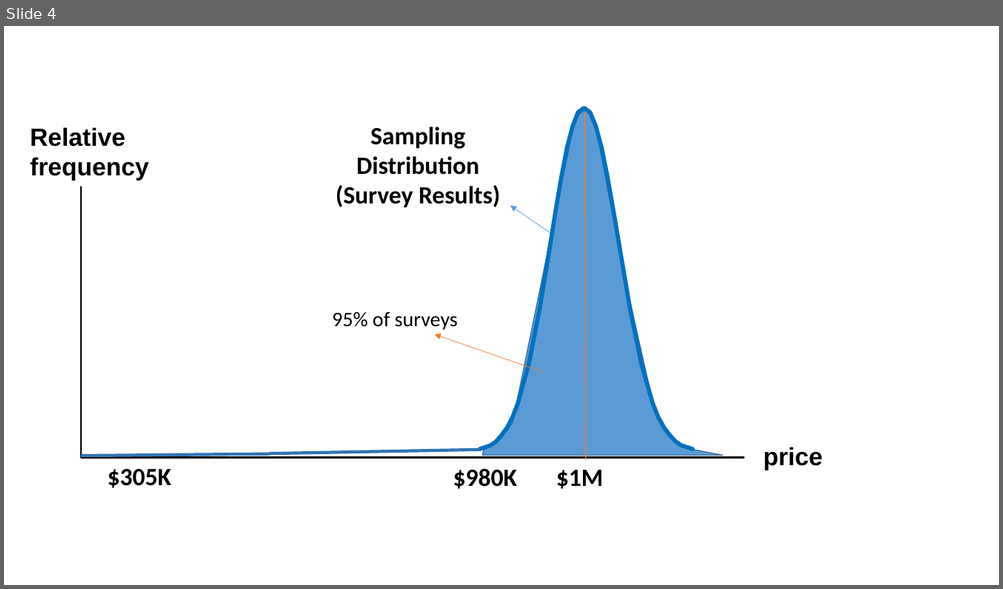
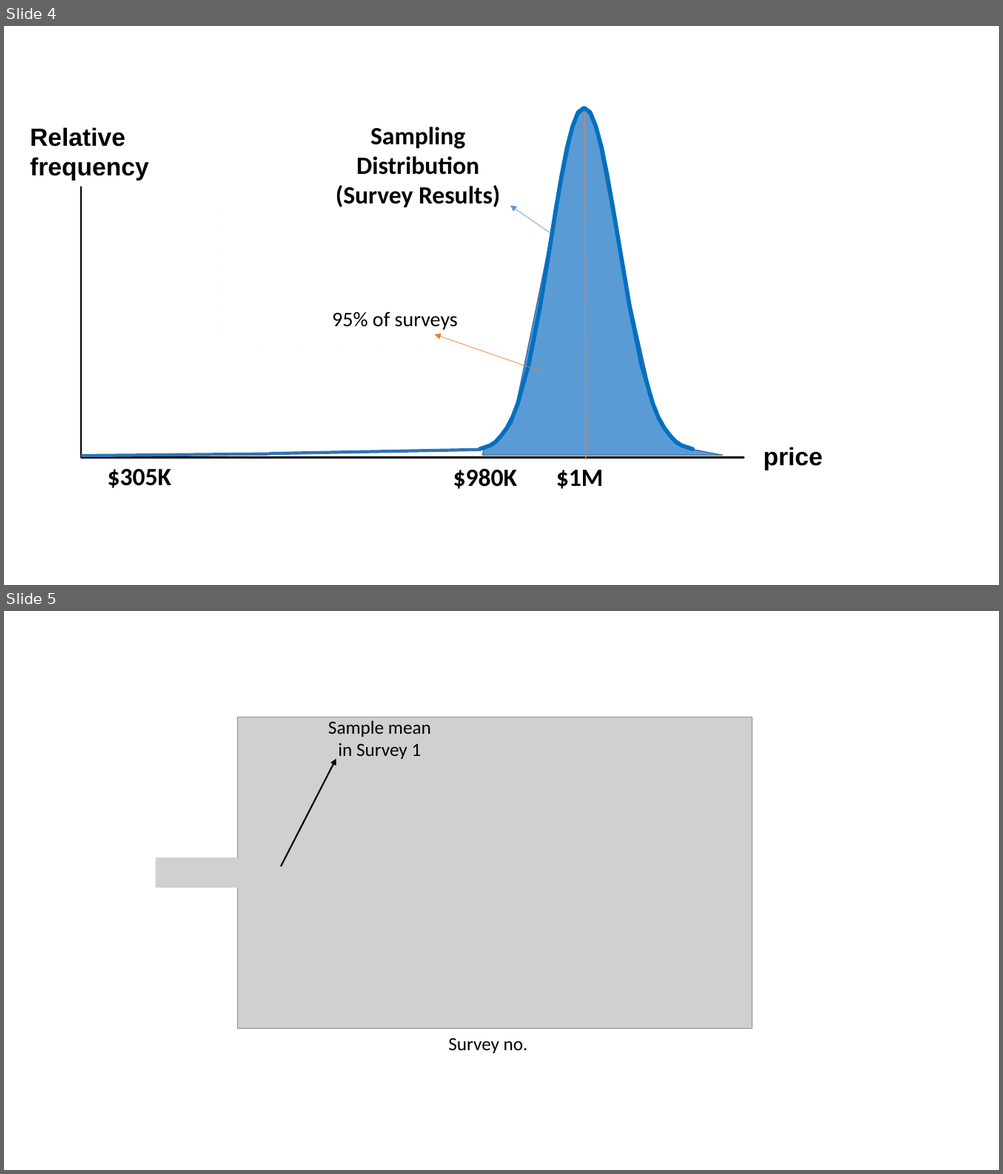
Before and after one commit to wiblert/sta371g, a slide deck: lectures/lecture-03/charts.pptx. Shown one above the other, each under a label of ours: slide 4 before the commit, slides 4 and 5 after it. The pictures are 1003x589 and 1003x1174 pixels, drawn with LibreOffice and Linux fonts; fonts in the diff are those of the drawing; grey boxes stand for pictures. Boxes give left, top, right and bottom in pixels: in the first picture for what was removed or moved away, otherwise in the second. Text is boxed around its words. In the diff, an @@ line names an element or a change of style, - is before the commit and + after.

```diff
--- a/lectures/lecture-03/charts.pptx
+++ b/lectures/lecture-03/charts.pptx
@@ slide 5 added at [4, 611, 999, 1170], background #FFFFFF @@
@@ picture added at [238, 717, 752, 1029] @@
@@ text added at [328, 721, 431, 759], 18 pt, text #000000 @@
+Sample mean
+in Survey 1
@@ arrow added from (281, 867) to (336, 759), #000000 1.5 pt @@
@@ picture added at [156, 858, 276, 888] @@
@@ text added at [448, 1038, 528, 1054], 18 pt, text #000000 @@
+Survey no.
```
Also in this commit, not shown: 3 other files.
